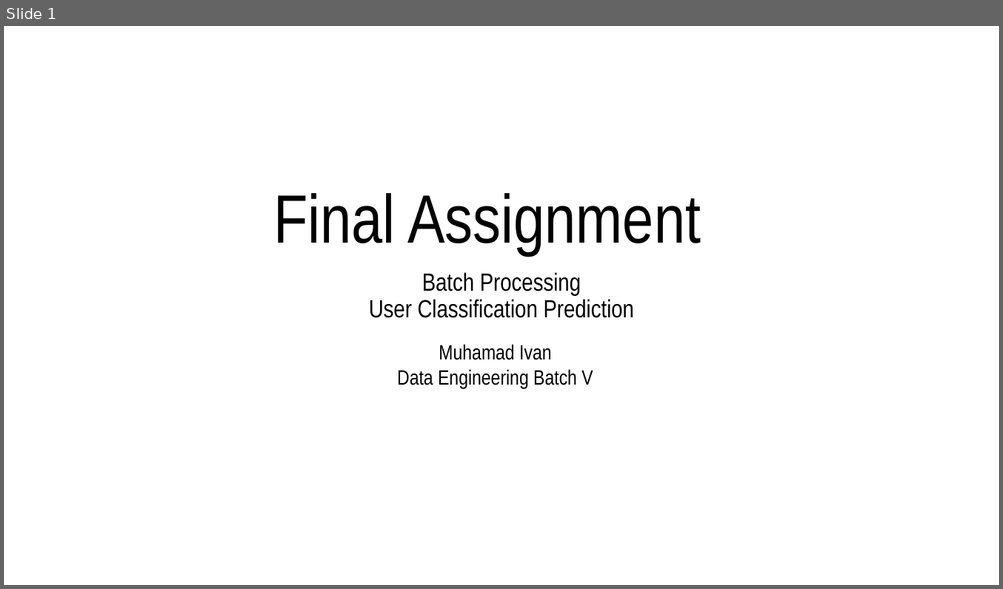
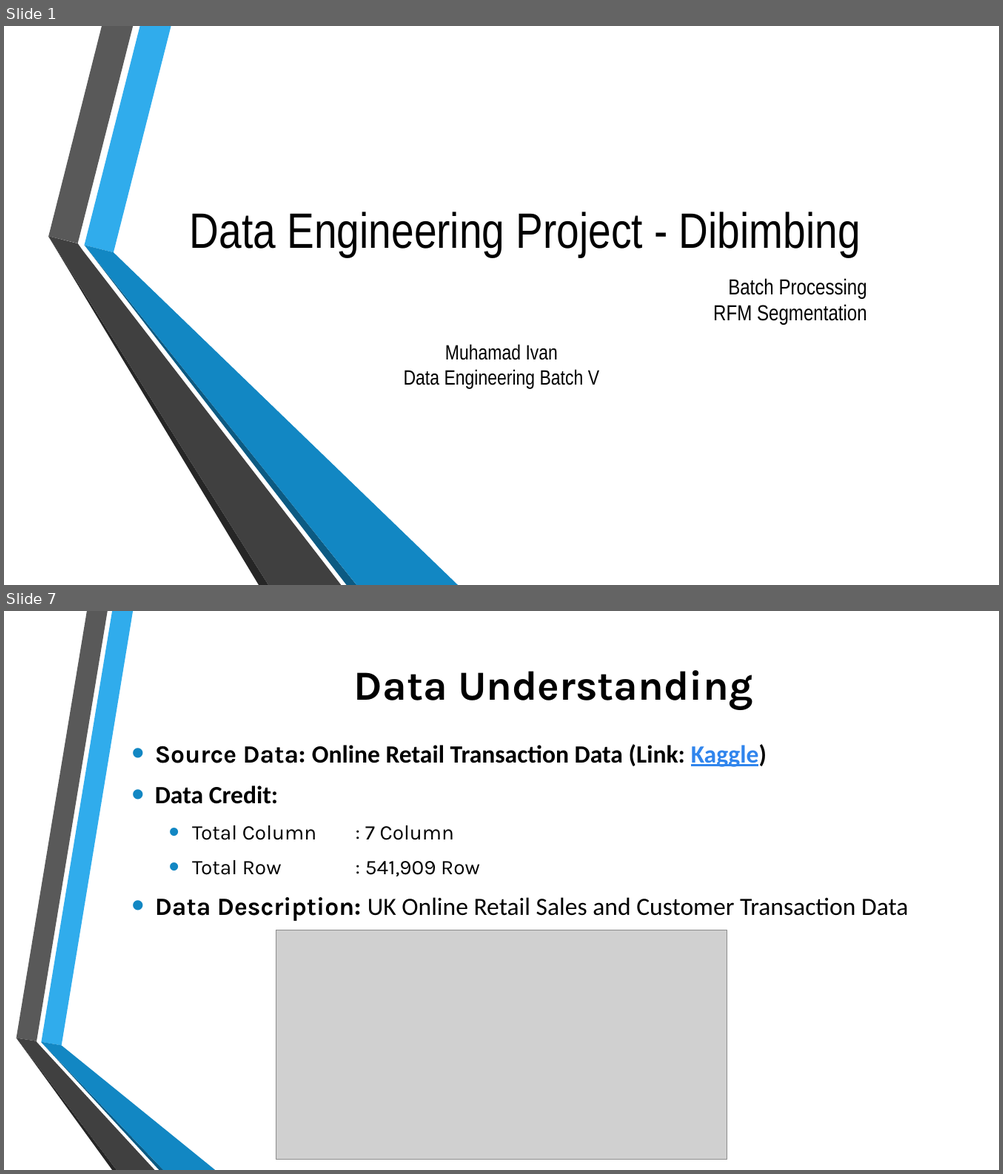
Before and after one commit to mivanivan/Final-Assignment---Batch-Processing, a slide deck: Final Assignment - Batch Processing - RFM Segmentation.pptx. Shown one above the other, each under a label of ours: slide 1 before the commit, slides 1 and 7 after it; the slides between them are not shown. The pictures are 1003x589 and 1003x1174 pixels, drawn with LibreOffice and Linux fonts; fonts in the diff are those of the drawing; grey boxes stand for pictures; background and template pictures are left out. Boxes give left, top, right and bottom in pixels: in the first picture for what was removed or moved away, otherwise in the second. Text is boxed around its words. In the diff, an @@ line names an element or a change of style, - is before the commit and + after.

```diff
--- a/Final Assignment - Batch Processing - RFM Segmentation.pptx
+++ b/Final Assignment - Batch Processing - RFM Segmentation.pptx
@@ slide 7 added at (x1=4, y1=611, x2=999, y2=1170), background picture (left out) @@
@@ title added at (x1=354, y1=670, x2=753, y2=709), 40 pt, text #000000, bold @@
+Data Understanding
@@ text added at (x1=155, y1=744, x2=908, y2=921), 24 pt, text #000000 @@
+• Source Data: Online Retail Transaction Data (Link: Kaggle)
+• Data Credit:
+  • Total Column : 7 Column
+  • Total Row : 541,909 Row
+• Data Description: UK Online Retail Sales and Customer Transaction Data
@@ picture added at (x1=276, y1=931, x2=727, y2=1159) @@
@@ group added at (x1=16, y1=611, x2=215, y2=1170): 6 freeform shapes @@
@@ slide 1 changed as well @@
@@ title at (x1=190, y1=212, x2=860, y2=258): text changed; size 66 to 48 pt @@
-Final Assignment
+Data Engineering Project - Dibimbing
@@ group added at (x1=48, y1=26, x2=458, y2=585): 6 freeform shapes @@
@@ subtitle at (x1=713, y1=278, x2=867, y2=325): text changed; size 24 to 21 pt @@
-Batch Processing
-User Classification Prediction
+Batch Processing
+RFM Segmentation
@@ text "Muhamad Ivan" moved from (x1=397, y1=344, x2=592, y2=389) to (x1=404, y1=344, x2=599, y2=389) @@
```
Also in this commit, not shown: 11 other slides added, 3 slides removed, 40 other files.
